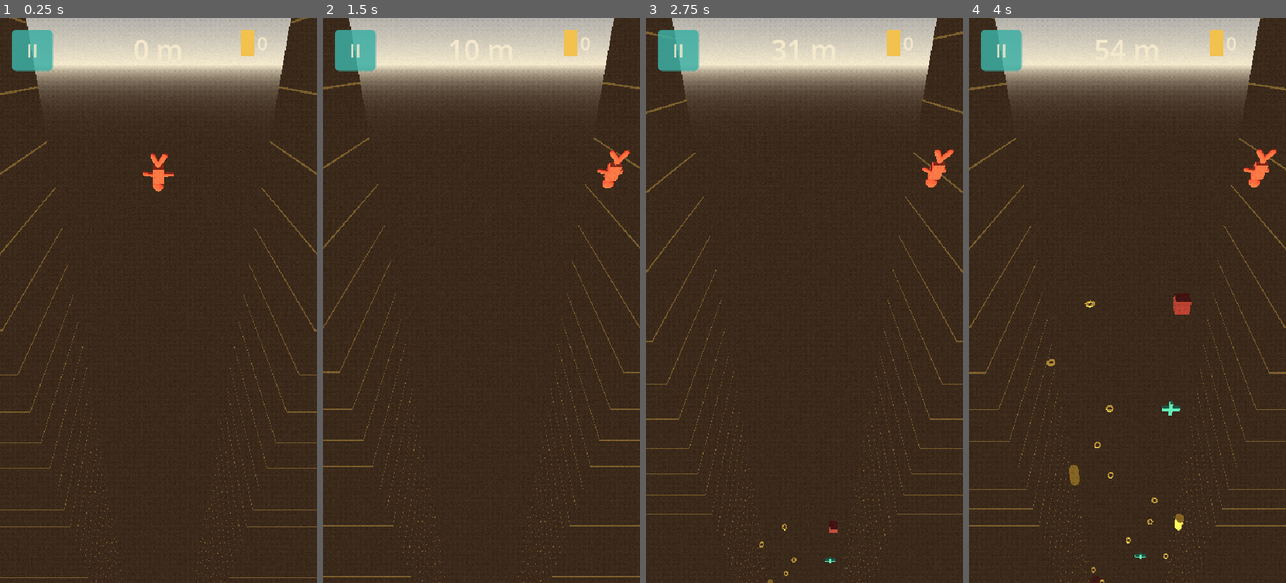
Above: before the commit, frames 1-4 (left to right).
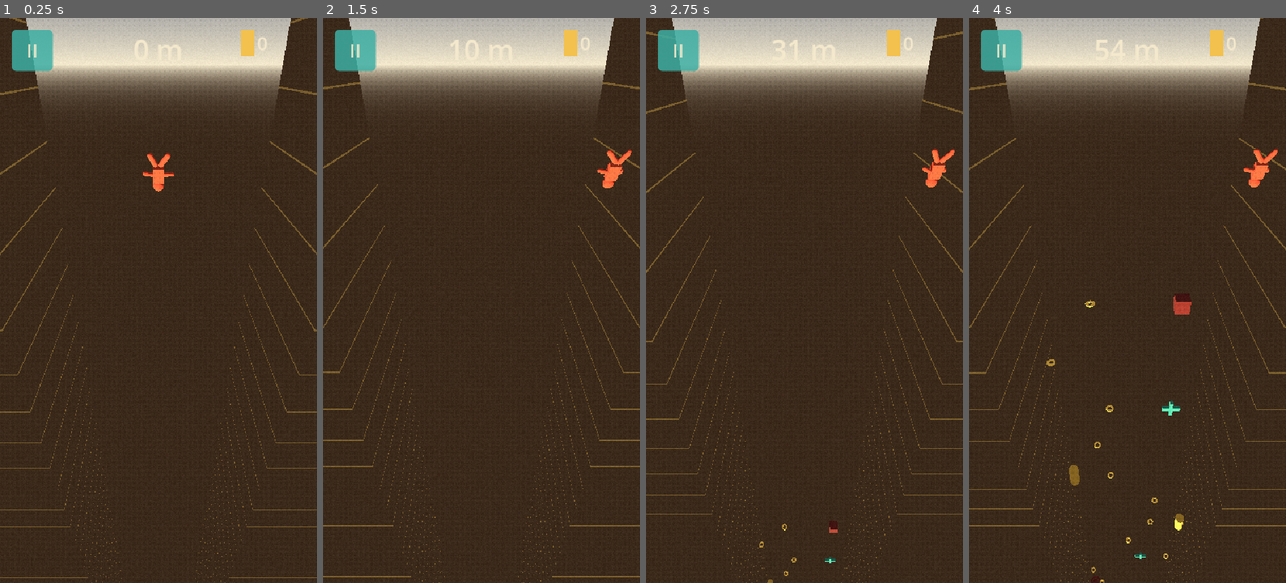
Above: after the commit, the same moments.

Repository: quvntvn/Hyperdive
Game: Godot game, scene res://scenes/game/main_game.tscn
The game is run twice, just before and just after one commit, with the same random seed, the same clock (stepped at 60 frames per second) and the same inputs. This scene is started directly instead of the project's main scene.
Inputs (mouse positions are in pixels of both pictures, inside the frame that each line leads up to):
- Up to frame 1 (0.25 s): no input
- Up to frame 2 (1.5 s): tap Enter at 0.5 s; move the mouse to (551, 272) at 0.52 s; hold D (move_right) 0.53-1.25 s; tap 1 at 0.6 s; click (551, 272) at 0.67 s; drag from (418, 328) to (465, 413) at 1.27 s
- Up to frame 3 (2.75 s): move the mouse to (836, 176) at 2.02 s; hold D (move_right) from 2.03 s (still down); tap 3 at 2.1 s
- Up to frame 4 (4 s): release D (move_right) at 2.75 s; drag from (1111, 413) to (1032, 215) at 2.77 s; move the mouse to (1222, 385) at 3.52 s; hold A (move_left) from 3.53 s (still down); tap 2 at 3.6 s

The runs differ from the first frame. In frame 1, less than 0.1% of the frame differs, in the area x 46-54%, y 23-27%; in frame 2, less than 0.1%; in frame 3, less than 0.1%; in frame 4, less than 0.1%.

Commit message:
fix(player): base des jambes élargie (pose de plongeon sans croisement)
Offset X des hanches : LegLeft -0.07 → -0.13, LegRight 0.07 → 0.13.
Base plus large + V existant = jambes franchement séparées, silhouette étoile propre.

Co-Authored-By: Claude Sonnet 4.6 <noreply@anthropic.com>

Diff:
--- a/hyperdive/scenes/player/player.tscn
+++ b/hyperdive/scenes/player/player.tscn
@@ -67,12 +67,12 @@
 material_override = SubResource("BodyMaterial")
 
 [node name="LegLeft" type="MeshInstance3D" parent="Character"]
-transform = Transform3D(1, 0, 0, 0, 1, 0, 0, 0, 1, -0.07, -0.28, 0)
+transform = Transform3D(1, 0, 0, 0, 1, 0, 0, 0, 1, -0.13, -0.28, 0)
 mesh = SubResource("LegMesh")
 material_override = SubResource("BodyMaterial")
 
 [node name="LegRight" type="MeshInstance3D" parent="Character"]
-transform = Transform3D(1, 0, 0, 0, 1, 0, 0, 0, 1, 0.07, -0.28, 0)
+transform = Transform3D(1, 0, 0, 0, 1, 0, 0, 0, 1, 0.13, -0.28, 0)
 mesh = SubResource("LegMesh")
 material_override = SubResource("BodyMaterial")
 
